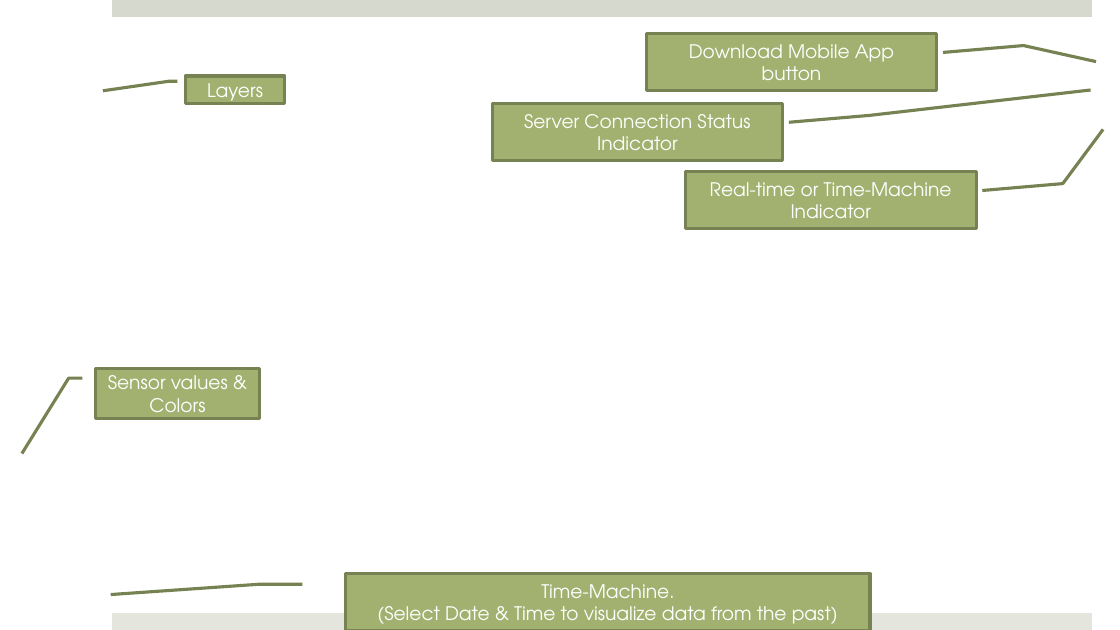
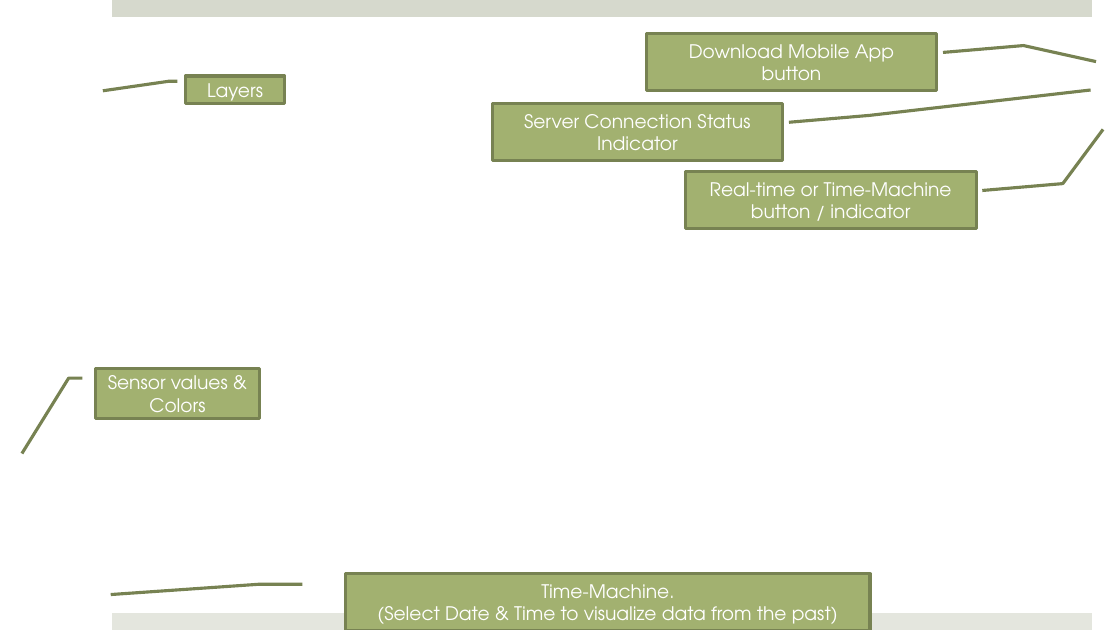
Before and after one commit to mistelip/SwarmPulse, a slide deck: slide 11 of Documents/presentation.pptx (slide 10 before the commit). Drawn at 1120x630 pixels with LibreOffice and Linux fonts; fonts in the diff are those of the drawing; background and template pictures are left out. Boxes give left, top, right and bottom in pixels: in the first picture for what was removed or moved away, otherwise in the second. Text is boxed around its words. In the diff, an @@ line names an element or a change of style, - is before the commit and + after.

```diff
--- a/Documents/presentation.pptx
+++ b/Documents/presentation.pptx
@@ text in border callout at <box>710,182,952,218</box>: text changed @@
-Real-time or Time-Machine Indicator
+Real-time or Time-Machine button / indicator
```
Also in this commit, not shown: 4 other slides changed, 3 slides added, 2 slides removed, 8 other files.
